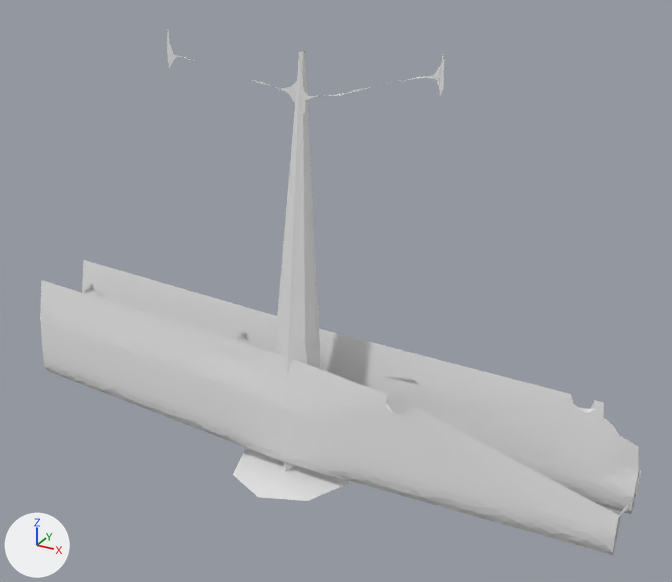
One commit to the OBJ model datasets/dataset_snippet_medium_normalized/Biplane/D00132.obj: the scene before it, then after it.
Camera for both pictures: a 50 mm lens placed at (0.677, -1.078, 0.7), pointed at (0.077, 0.013, 0.155). Lighting does not change. The marker at lower left points along +X, +Y and +Z. Where no turn or scale is listed for an object, it has been applied to the vertices. Vertices at the same position are counted once.

In view in the first picture: 'D00132'.
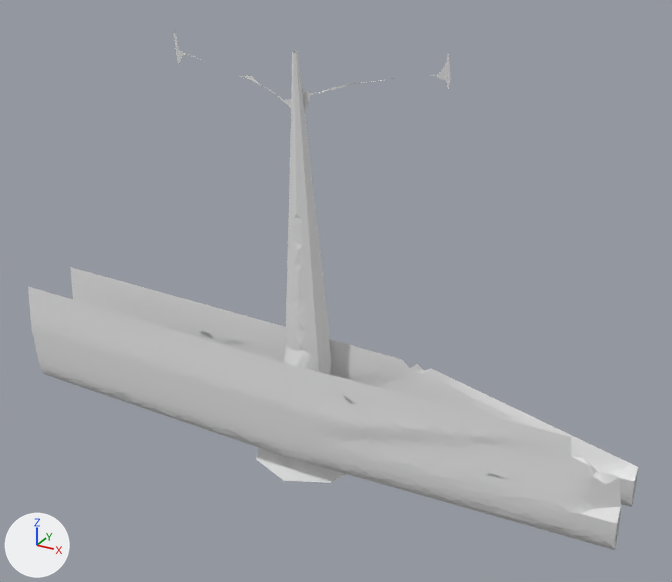
The change in detail:
me_d00132 is used by ob_d00132; location (0.0, 0.0, 0.0).
me_d00132 had 5399 vertices, 10579 faces and spanned x -0.471..0.529, y -0.134..0.07, z -0.146..0.514.
me_d00132 now has 5497 vertices, 10790 faces and spans x -0.474..0.524, y -0.069..0.134, z -0.147..0.509.
me_d00132 part 1: the loose piece of 1848 vertices spanning x -0.469..0.525, y -0.064..-0.032, z -0.119..0.079 is rebuilt with 989 vertices and now spans x 0.023..0.524, y -0.066..-0.038, z -0.112..0.059.
me_d00132 part 2: the loose piece of 1400 vertices spanning x -0.068..0.123, y -0.134..0.062, z -0.146..0.495 is rebuilt with 1401 vertices and now spans x -0.07..0.121, y -0.063..0.134, z -0.147..0.495.
me_d00132 part 3: a new loose piece of 1024 vertices spanning x -0.472..0.029, y -0.069..-0.042, z -0.112..0.077.
me_d00132 part 4: a new loose piece of 51 vertices spanning x 0.019..0.17, y 0.001..0.012, z 0.376..0.485.
me_d00132 part 5: a new loose piece of 45 vertices spanning x -0.08..0.031, y 0.0..0.009, z 0.376..0.495.
me_d00132 part 6: a new loose piece of 22 vertices spanning x -0.188..-0.135, y 0.012..0.015, z 0.456..0.509.
me_d00132 part 7: a new loose piece of 14 vertices spanning x 0.21..0.238, y 0.015..0.018, z 0.461..0.508.
me_d00132 part 8: the loose piece of 22 vertices spanning x -0.182..-0.119, y -0.014..-0.01, z 0.457..0.514 is deleted.
me_d00132 part 9: 2008 vertices removed from x -0.471..0.529, y -0.055..0.07, z -0.111..0.08; 1926 vertices added at x -0.473..0.523, y 0.033..0.063, z -0.12..0.075.
me_d00132 part 10: 119 vertices removed from x -0.069..0.243, y -0.018..0.0, z 0.376..0.512.

Location of each change, [x1, y1, x2, y2] in pixels of the pictures (672 x 582 px; the box of a moved part takes in the faces that stretch with it):
'D00132', reshaped: before [40, 32, 641, 555]; after [28, 29, 638, 550]
part 1 of me_d00132, rebuilt (41% narrower, 32% shorter): before [40, 280, 621, 555]; after [278, 363, 621, 550]
part 2 of me_d00132, rebuilt: before [233, 51, 349, 501]; after [256, 51, 346, 483]
part 3 of me_d00132, added: after [28, 286, 289, 458]
part 4 of me_d00132, added: after [302, 78, 393, 110]
part 5 of me_d00132, added: after [239, 75, 303, 108]
part 6 of me_d00132, added: after [174, 29, 205, 64]
part 7 of me_d00132, added: after [430, 55, 450, 89]
part 8 of me_d00132, deleted: before [167, 32, 201, 68]
part 9 of me_d00132, moved or reshaped: before [82, 260, 641, 516]; after [71, 267, 638, 507]
part 10 of me_d00132, deleted: before [244, 56, 444, 113]
